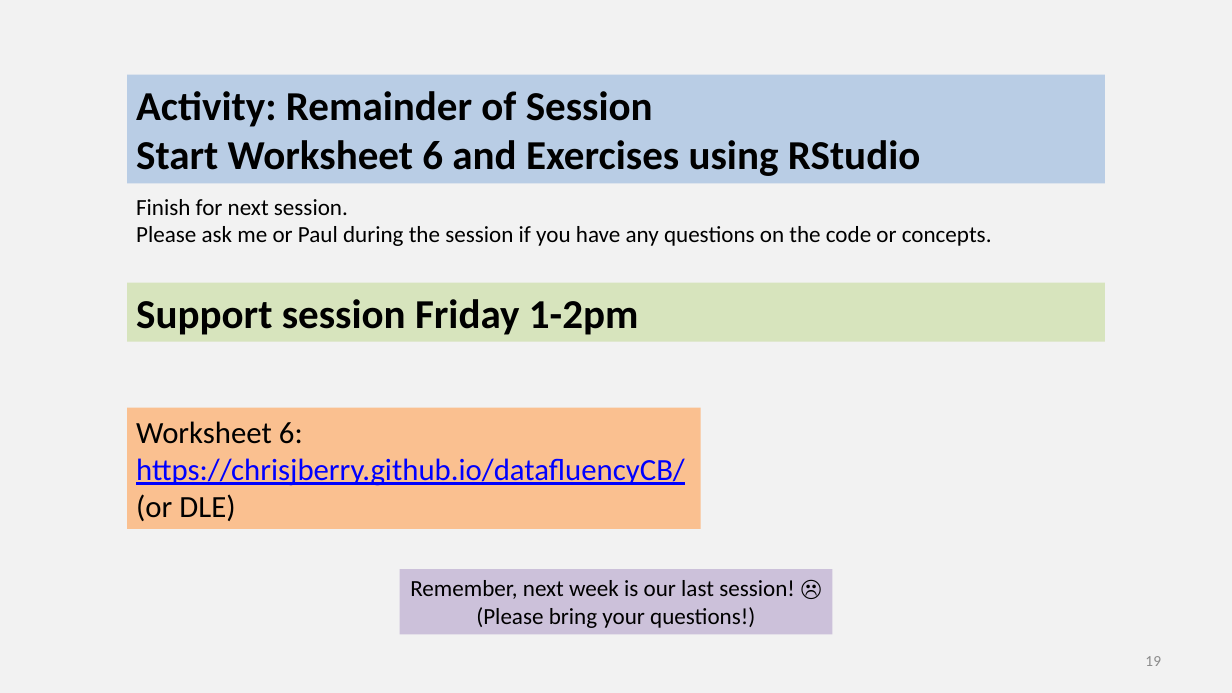
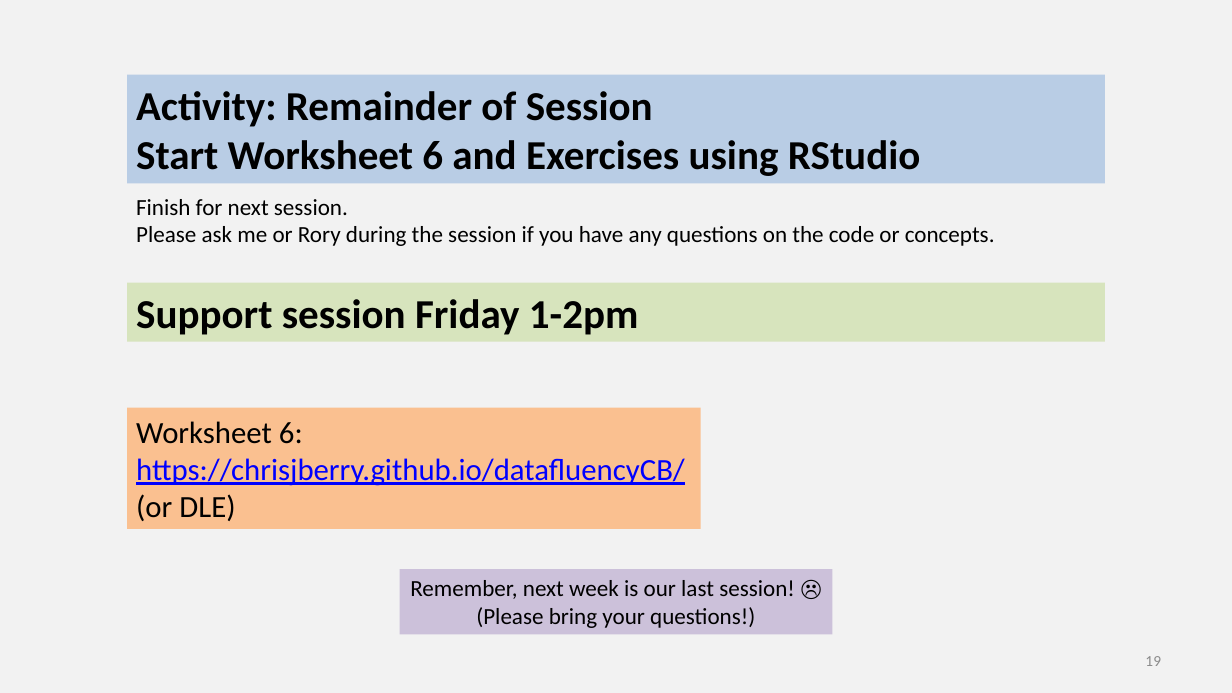
Before and after one commit to chrisjberry/datafluencyCB, a slide deck: slide 19 of docs/slides/PSYC753_L6_ANOVA_2.pptx. Drawn at 1232x693 pixels with LibreOffice and Linux fonts; fonts in the diff are those of the drawing. Boxes give left, top, right and bottom in pixels: in the first picture for what was removed or moved away, otherwise in the second. Text is boxed around its words. In the diff, an @@ line names an element or a change of style, - is before the commit and + after.

```diff
--- a/docs/slides/PSYC753_L6_ANOVA_2.pptx
+++ b/docs/slides/PSYC753_L6_ANOVA_2.pptx
@@ text at bbox=[136, 199, 995, 246]: text changed @@
-Finish for next session.
-Please ask me or Paul during the session if you have any questions on the code or concepts.
+Finish for next session.
+Please ask me or Rory during the session if you have any questions on the code or concepts.
```
